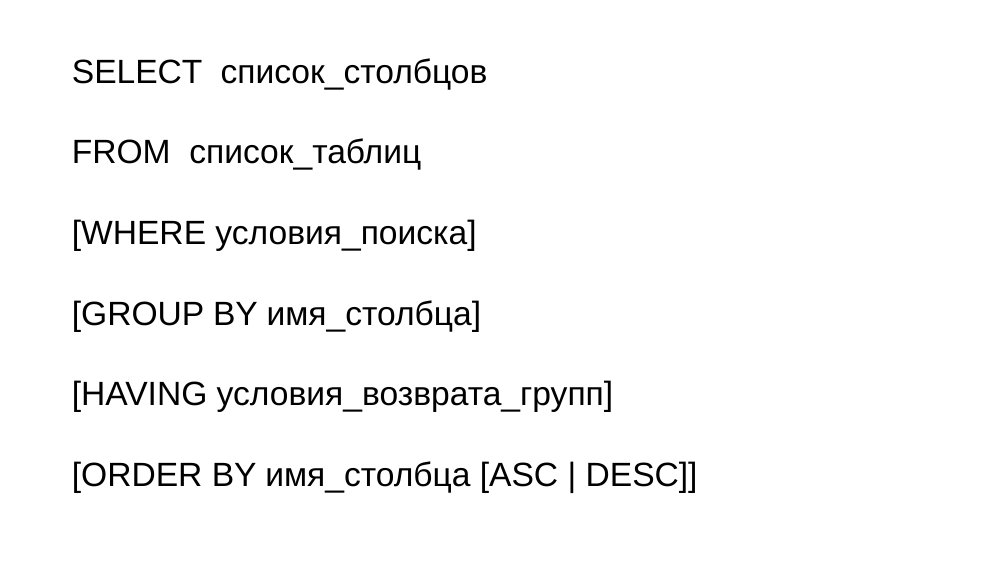
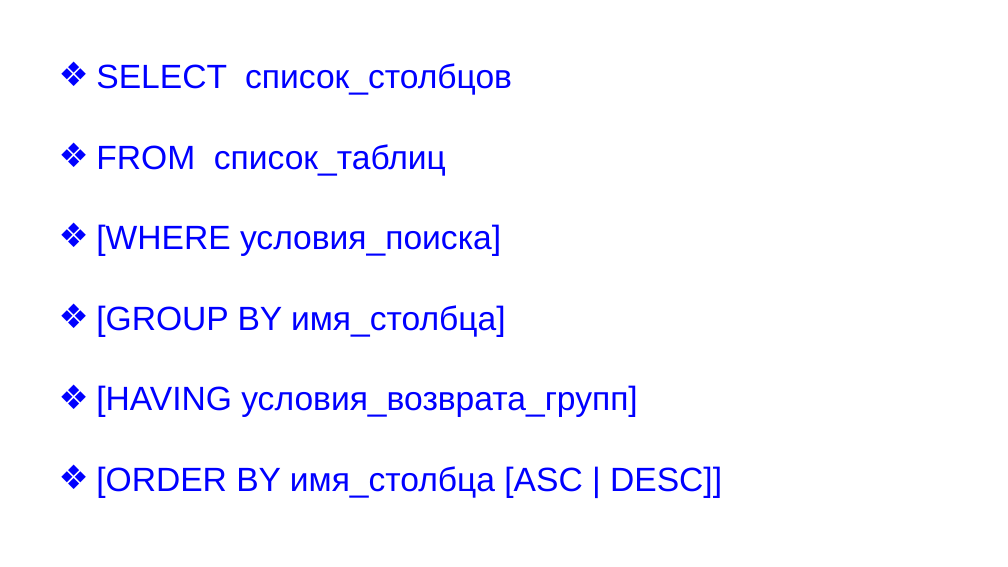
Before and after one commit to nesrv/pg-sql-1, a slide deck: slide 3 of DAY-2/docs/презентация.pptx. Drawn at 1008x567 pixels with LibreOffice and Linux fonts; fonts in the diff are those of the drawing; background and template pictures are left out. Boxes give left, top, right and bottom in pixels: in the first picture for what was removed or moved away, otherwise in the second. Text is boxed around its words. In the diff, an @@ line names an element or a change of style, - is before the commit and + after.

```diff
--- a/DAY-2/docs/презентация.pptx
+++ b/DAY-2/docs/презентация.pptx
@@ text "SELECT список_столбцов": place and size @@
-text "SELECT список_столбцов" at (72,58,698,493)
+text "SELECT список_столбцов" at (96,63,722,498)
@@ text "SELECT список_столбцов" at (96,63,722,498): text colour #000000 to #0000FF; bullet none to ❖ @@
```
Also in this commit, not shown: 11 other slides changed.
